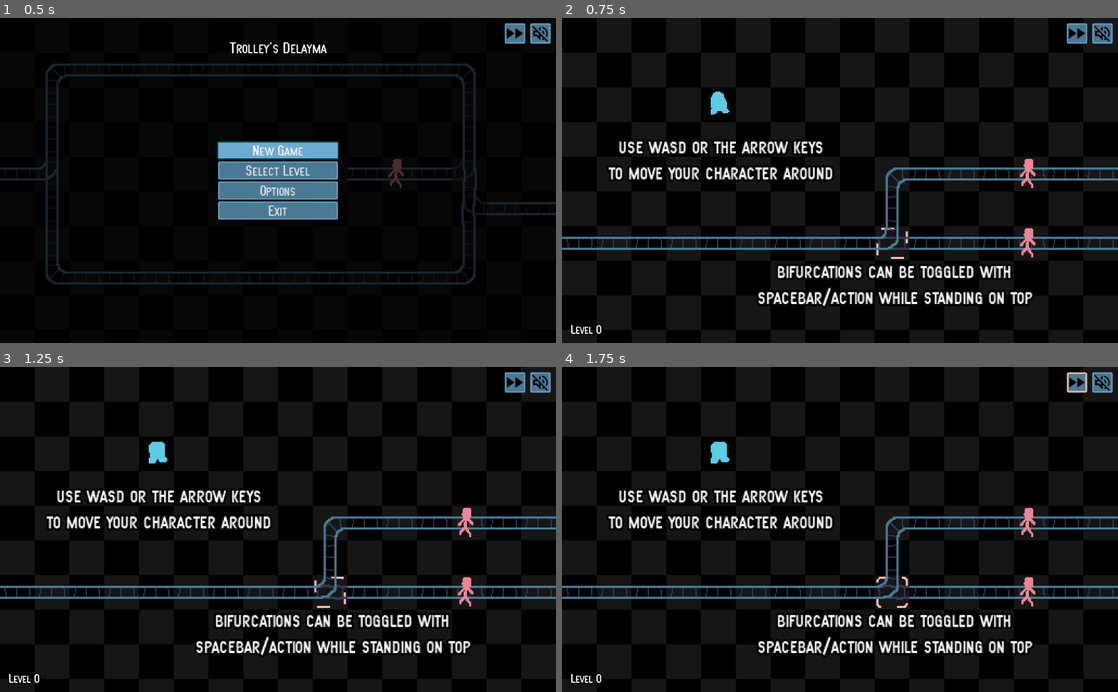
Above: before the commit, frames 1-4 (two rows, left to right).
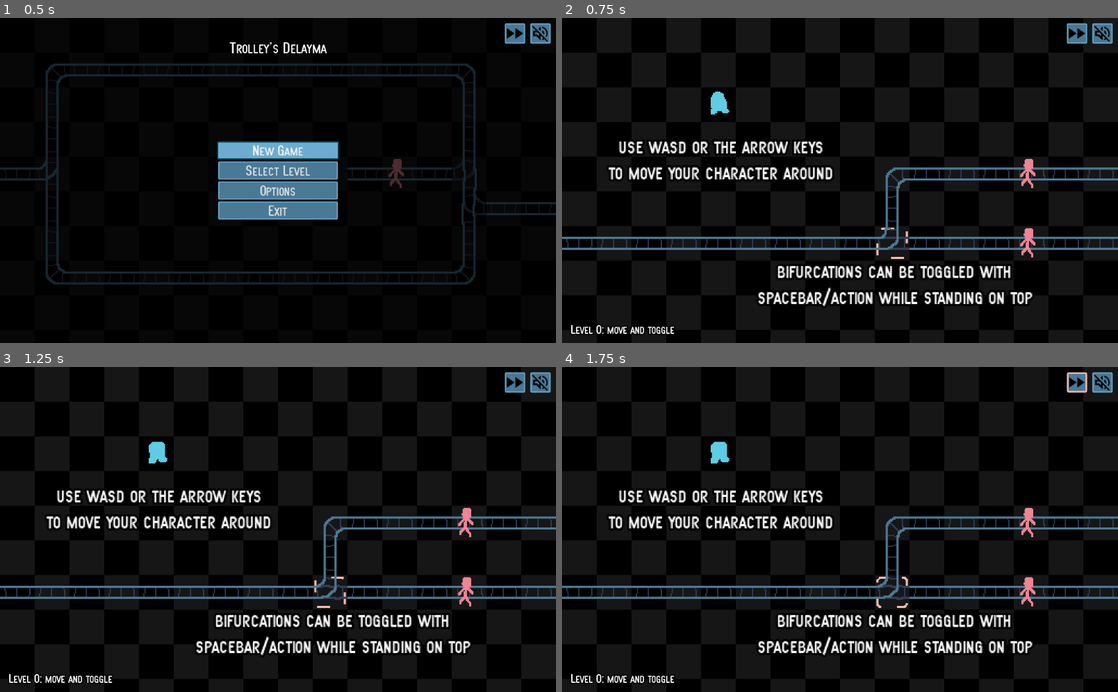
Above: after the commit, the same moments.

Repository: albertnez/ld50
Game: Godot game, scene res://scenes/main_menu_handler.tscn
Two runs of this game, one before a commit and one after it. Both use one fixed random seed, a clock stepped at 60 frames per second and the inputs below.
Inputs (mouse positions are in pixels of both pictures, inside the frame that each line leads up to):
- Up to frame 1 (0.5 s): no input
- Up to frame 2 (0.75 s): click "New Game" at 0.5 s
- Up to frame 3 (1.25 s): no input
- Up to frame 4 (1.75 s): click (1079, 383) at 1.25 s

Frame 1 is identical in both runs. In frame 2, 0.2% of the frame differs, in the area x 7-21%, y 94-98%; in frame 3, 0.2%; in frame 4, 0.2%.

Commit message:
Add level description to ingame

Diff:
--- a/scenes/global_state.gd
+++ b/scenes/global_state.gd
@@ -121,6 +121,12 @@
 	return LEVEL_LIST[level]
 
 
+func get_level_name(level_idx: int) -> String:
+	# We asume the scene file name will be our description.
+	var scene_path : String = LEVEL_LIST[level_idx].resource_path
+	return scene_path.get_file().trim_suffix(".tscn").replace("_", " ")
+
+
 func is_last_level() -> bool:
 	return level == LEVEL_LIST.size()-1
 
--- a/scenes/ui/game_ui.gd
+++ b/scenes/ui/game_ui.gd
@@ -35,7 +35,8 @@
 func _on_EventBus_level_restart() -> void:
 	_game_over_control.hide()
 	_level_completed.hide()
-	_level_label.text = str("Level ", GlobalState.level)
+	var level = GlobalState.level
+	_level_label.text = str("Level ", level, ": ", GlobalState.get_level_name(level))
 	_playing_ui.visible = not GlobalState.in_main_menu
 
 
--- a/scenes/ui/level_select.gd
+++ b/scenes/ui/level_select.gd
@@ -54,10 +54,8 @@
 	if level == -1:
 		_descritpion_label.text = ""
 		return
-	# We asume the scene file name will be our description.
-	var scene_path : String = GlobalState.LEVEL_LIST[level].resource_path
 	var description = "[LOCKED]"
 	if level <= GlobalState.latest_level_unlocked:
-		description = scene_path.get_file().trim_suffix(".tscn").replace("_", " ")
+		description = GlobalState.get_level_name(level)
 	var text := str("Level ", level, "\n", description)
 	_descritpion_label.text = text
